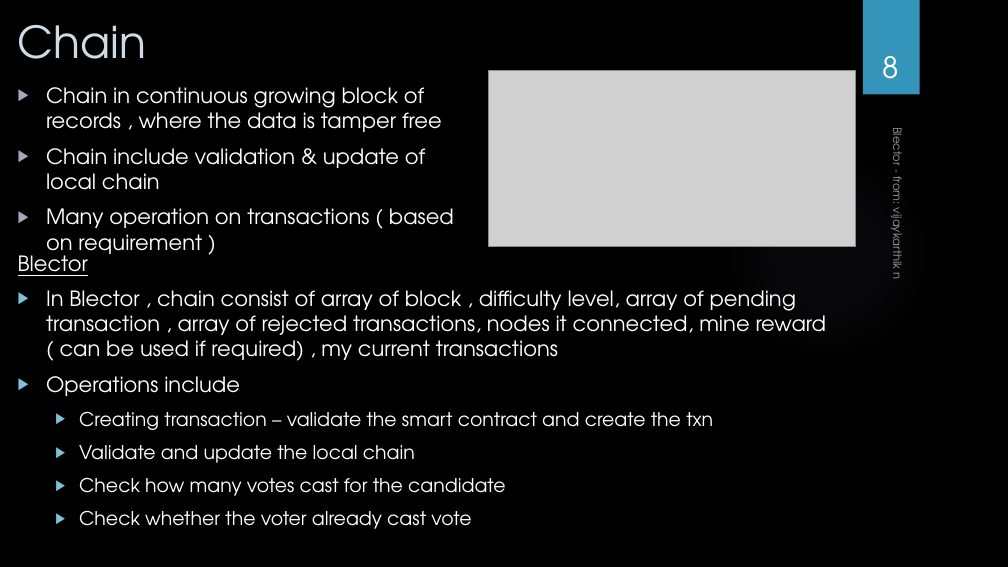
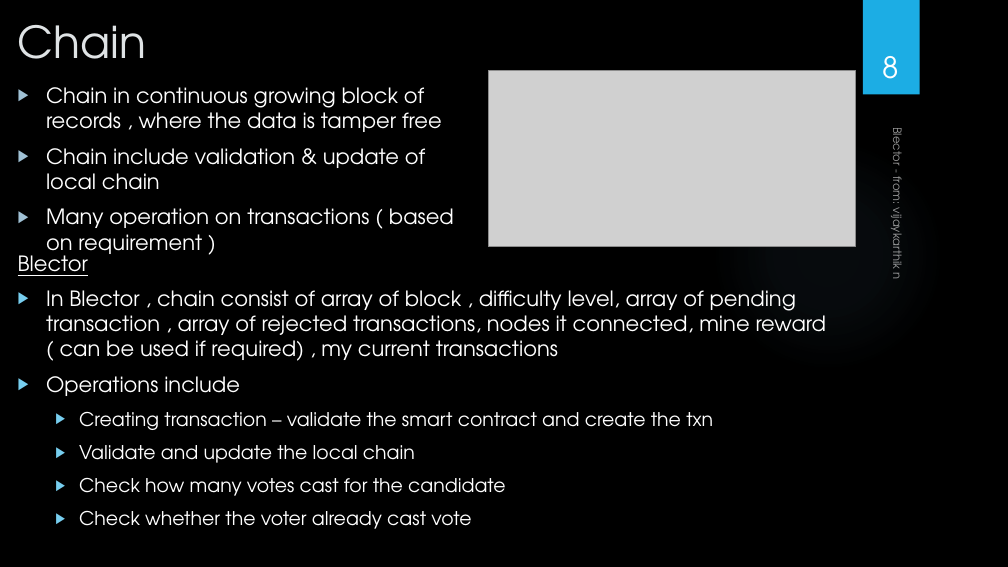
Before and after one commit to karthigowtham/block-chain-electronic-voting-reference-implementation-using-javascript, a slide deck: slide 8 of Blector.pptx. Drawn at 1008x567 pixels with LibreOffice and Linux fonts; fonts in the diff are those of the drawing; grey boxes stand for pictures; background and template pictures are left out. Boxes give left, top, right and bottom in pixels: in the first picture for what was removed or moved away, otherwise in the second. Text is boxed around its words. In the diff, an @@ line names an element or a change of style, - is before the commit and + after.

```diff
--- a/Blector.pptx
+++ b/Blector.pptx
@@ title "Chain" at box(18, 25, 147, 59): text colour #CEDBE6 to #DFE3E5 @@
@@ rectangle at box(863, 0, 920, 95): fill #3494BA to #1CADE4 @@
@@ text "Chain in continuous growing block ..." at box(46, 148, 454, 260): bullet colour #AAA7BC to #A0C1D5 @@
@@ text "In Blector , chain consist ..." at box(46, 290, 827, 529): bullet colour #7FC1DB to #77CEEF @@
```
Also in this commit, not shown: 12 other slides changed.
